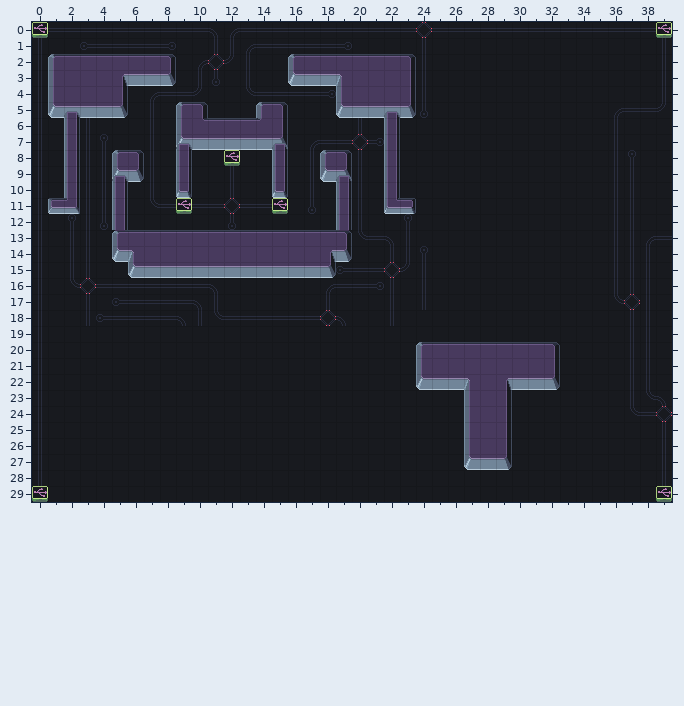
An edit to a level. Tiled map, public/maps/level1.tmx. Above, as it was before the edit.
Cells are 16x16 px. Shown: x 0..39, y 0..29.
And afterwards:
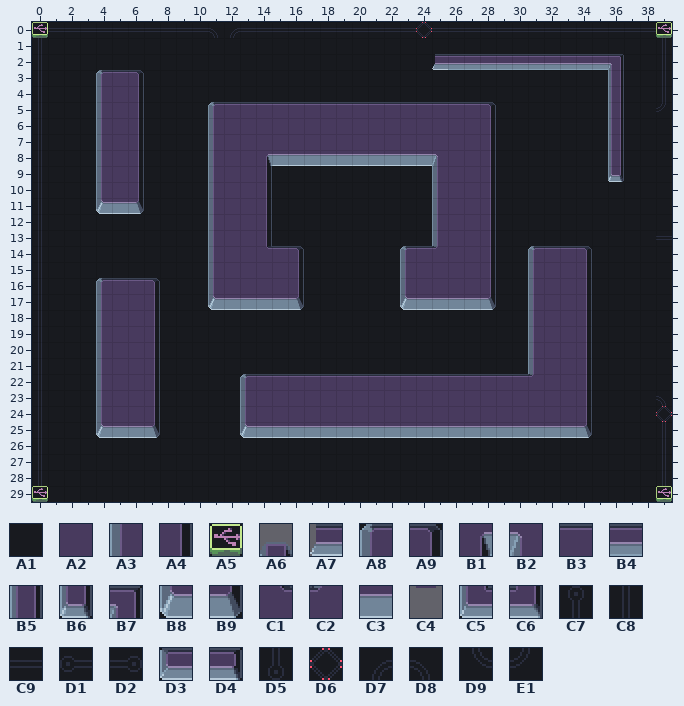
Key: from "level1_tiles": A1 1, A2 2, A3 3, A4 4, A5 5, A6 7, A7 9, A8 17, A9 18, B1 19, B2 20, B3 21, B4 22, B5 23, B6 24, B7 26, B8 33, B9 34, C1 35, C2 36, C3 37, C4 39, C5 41, C6 42, C7 48, C8 49, C9 50, D1 51, D2 52, D3 53, D4 54, D5 64, D6 65, D7 66, D8 67, D9 82, E1 83.
__ is an empty cell, ## one hidden under a higher layer.
The author wrote: Updated map and core location
Diff:
Layer "base":
y 1: x 3..8 D1 C9 C9 C9 C9 D2 -> A1 A1 A1 A1 A1 A1; x 11..19 C8 C8 D7 C9 C9 C9 C9 C9 D2 -> A1 A1 A1 A1 A1 A1 A1 A1 A1; x 24 C8 -> A1
y 2: x 1..8 A8 B3 B3 B3 B3 B3 B3 A9 -> A1 A1 A1 A1 A1 A1 A1 A1; x 10..13 D7 D6 E1 C8 -> A1 A1 A1 A1; x 16..24 A8 B3 B3 B3 B3 B3 B3 A9 C8 -> A1 A1 A1 A1 A1 A1 A1 A1 A1; x 26..36 A1 A1 A1 A1 A1 A1 A1 A1 A1 A1 A1 -> B4 B4 B4 B4 B4 B4 B4 B4 B4 B4 B7
y 3: x 1..8 A3 A2 A2 A2 B1 C3 C3 B9 -> A1 A1 A1 A8 B3 A9 A1 A1; x 10..11 C8 D5 -> A1 A1; x 13 C8 -> A1; x 16..24 B8 C3 C3 B2 A2 A2 A2 A4 C8 -> A1 A1 A1 A1 A1 A1 A1 A1 A1; x 36 A1 -> B5
y 4: x 1..10 A3 A2 A2 A2 A4 A1 D7 C9 C9 E1 -> A1 A1 A1 A3 A2 A4 A1 A1 A1 A1; x 13..24 D9 C9 C9 C9 C9 D2 A3 A2 A2 A2 A4 C8 -> A1 A1 A1 A1 A1 A1 A1 A1 A1 A1 A1 A1; x 36 A1 -> B5
y 5: x 1..7 B8 C3 C3 C3 B9 A1 C8 -> A1 A1 A1 A3 A2 A4 A1; x 9..28 A8 A9 A1 A1 A1 A8 A9 A1 A1 A1 B8 C3 C3 C3 B9 D5 A1 A1 A1 A1 -> A1 A1 A8 B3 B3 B3 B3 B3 B3 B3 B3 B3 B3 B3 B3 B3 B3 B3 B3 A9; x 36..38 D7 C9 C9 -> B5 A1 A1
y 6: x 2..7 B5 C8 A1 A1 A1 C8 -> A1 A1 A3 A2 A4 A1; x 9..28 A3 C1 B3 B3 B3 C2 A4 A1 A1 A1 A1 C8 A1 B5 A1 A1 A1 A1 A1 A1 -> A1 A1 A3 A2 A2 A2 A2 A2 A2 A2 A2 A2 A2 A2 A2 A2 A2 A2 A2 A4; x 36 C8 -> B5
y 7: x 2..7 B5 C8 C7 A1 A1 C8 -> A1 A1 A3 A2 A4 A1; x 9..28 B8 C3 C3 C3 C3 C3 B9 A1 D7 C9 C9 D6 D2 B5 A1 A1 A1 A1 A1 A1 -> A1 A1 A3 A2 A2 A2 A2 A2 A2 A2 A2 A2 A2 A2 A2 A2 A2 A2 A2 A4; x 36 C8 -> B5
y 8: x 2..7 B5 C8 C8 A8 A9 C8 -> A1 A1 A3 A2 A4 A1; x 9 B5 -> A1; x 11..28 A1 A5 A1 A1 B5 A1 C8 A8 A9 C8 A1 B5 A1 A1 A1 A1 A1 A1 -> A3 A2 A2 B1 C3 C3 C3 C3 C3 C3 C3 C3 C3 C3 B2 A2 A2 A4; x 36..37 C8 C7 -> B5 A1
y 9: x 2..7 B5 C8 C8 B8 B9 C8 -> A1 A1 A3 A2 A4 A1; x 9 B5 -> A1; x 11..15 A1 C8 A1 A1 B5 -> A3 A2 A2 A4 A1; x 17..20 C8 B8 B9 C8 -> A1 A1 A1 A1; x 22 B5 -> A1; x 25..28 A1 A1 A1 A1 -> A3 A2 A2 A4; x 36..37 C8 C8 -> ## A1
y 10: x 2..7 B5 C8 C8 B5 A1 C8 -> A1 A1 A3 A2 A4 A1; x 9 B6 -> A1; x 11..15 A1 C8 A1 A1 B6 -> A3 A2 A2 A4 A1; x 17 C8 -> A1; x 19..20 B5 C8 -> A1 A1; x 22 B5 -> A1; x 25..28 A1 A1 A1 A1 -> A3 A2 A2 A4; x 36..37 C8 C8 -> A1 A1
y 11: x 1..15 D3 C6 C8 C8 B5 A1 D9 C9 A5 C9 C9 D6 C9 C9 A5 -> A1 A1 A1 B8 C3 B9 A1 A1 A1 A1 A3 A2 A2 A4 A1; x 17 D5 -> A1; x 19..20 B5 C8 -> A1 A1; x 22..23 C5 D4 -> A1 A1; x 25..28 A1 A1 A1 A1 -> A3 A2 A2 A4; x 36..37 C8 C8 -> A1 A1
y 12: x 2..5 C7 C8 D5 B5 -> A1 A1 A1 A1; x 11..14 A1 D5 A1 A1 -> A3 A2 A2 A4; x 19..20 B5 C8 -> A1 A1; x 23 C7 -> A1; x 25..28 A1 A1 A1 A1 -> A3 A2 A2 A4; x 36..37 C8 C8 -> A1 A1
y 13: x 2..3 C8 C8 -> A1 A1; x 5..23 A8 B3 B3 B3 B3 B3 B3 B3 B3 B3 B3 B3 B3 B3 A9 D9 C9 D8 C8 -> A1 A1 A1 A1 A1 A1 A3 A2 A2 A4 A1 A1 A1 A1 A1 A1 A1 A1 A1; x 25..28 A1 A1 A1 A1 -> A3 A2 A2 A4; x 36..38 C8 C8 D7 -> A1 A1 A1
y 14: x 2..3 C8 C8 -> A1 A1; x 5..11 B8 B2 A2 A2 A2 A2 A2 -> A1 A1 A1 A1 A1 A1 A3; x 14..19 A2 A2 A2 A2 B1 B9 -> C1 B3 A9 A1 A1 A1; x 22..28 C8 C8 C7 A1 A1 A1 A1 -> A1 A8 B3 C2 A2 A2 A4; x 31..34 A1 A1 A1 A1 -> A8 B3 B3 A9; x 36..38 C8 C8 C8 -> A1 A1 A1
y 15: x 2..3 C8 C8 -> A1 A1; x 6..28 B8 C3 C3 C3 C3 C3 C3 C3 C3 C3 C3 C3 B9 D1 C9 C9 D6 E1 C8 A1 A1 A1 A1 -> A1 A1 A1 A1 A1 A3 A2 A2 A2 A2 A4 A1 A1 A1 A1 A1 A1 A3 A2 A2 A2 A2 A4; x 31..34 A1 A1 A1 A1 -> A3 A2 A2 A4; x 36..38 C8 C8 C8 -> A1 A1 A1
y 16: x 2..16 D9 D6 C9 C9 C9 C9 C9 C9 C9 D8 A1 A1 A1 A1 A1 -> A1 A1 A8 B3 B3 A9 A1 A1 A1 A3 A2 A2 A2 A2 A4; x 18..28 D7 C9 C9 D2 C8 A1 C8 A1 A1 A1 A1 -> A1 A1 A1 A1 A1 A3 A2 A2 A2 A2 A4; x 31..34 A1 A1 A1 A1 -> A3 A2 A2 A4; x 36..38 C8 C8 C8 -> A1 A1 A1
y 17: x 3..16 C8 A1 D1 C9 C9 C9 C9 D8 C8 A1 A1 A1 A1 A1 -> A1 A3 A2 A2 A4 A1 A1 A1 B8 C3 C3 C3 C3 B9; x 18 C8 -> A1; x 22..28 C8 A1 C8 A1 A1 A1 A1 -> A1 B8 C3 C3 C3 C3 B9; x 31..34 A1 A1 A1 A1 -> A3 A2 A2 A4; x 36..38 D9 D6 C8 -> A1 A1 A1
y 18: x 3..19 C8 D1 C9 C9 C9 C9 D8 C8 D9 C9 C9 C9 C9 C9 C9 D6 D8 -> A1 A3 A2 A2 A4 A1 A1 A1 A1 A1 A1 A1 A1 A1 A1 A1 A1; x 22 C8 -> A1; x 31..34 A1 A1 A1 A1 -> A3 A2 A2 A4; x 37..38 C8 C8 -> A1 A1
y 19: x 4..7 A1 A1 A1 A1 -> A3 A2 A2 A4; x 31..34 A1 A1 A1 A1 -> A3 A2 A2 A4; x 37..38 C8 C8 -> A1 A1
y 20: x 4..7 A1 A1 A1 A1 -> A3 A2 A2 A4; x 24..34 A8 B3 B3 B3 B3 B3 B3 B3 A9 A1 A1 -> A1 A1 A1 A1 A1 A1 A1 A3 A2 A2 A4; x 37..38 C8 C8 -> A1 A1
y 21: x 4..7 A1 A1 A1 A1 -> A3 A2 A2 A4; x 24..34 A3 A2 A2 A2 A2 A2 A2 A2 A4 A1 A1 -> A1 A1 A1 A1 A1 A1 A1 A3 A2 A2 A4; x 37..38 C8 C8 -> A1 A1
y 22: x 4..7 A1 A1 A1 A1 -> A3 A2 A2 A4; x 13..34 A1 A1 A1 A1 A1 A1 A1 A1 A1 A1 A1 B8 C3 C3 B2 A2 B1 C3 C3 B9 A1 A1 -> A8 B3 B3 B3 B3 B3 B3 B3 B3 B3 B3 B3 B3 B3 B3 B3 B3 B3 C2 A2 A2 A4; x 37..38 C8 C8 -> A1 A1
y 23: x 4..7 A1 A1 A1 A1 -> A3 A2 A2 A4; x 13..27 A1 A1 A1 A1 A1 A1 A1 A1 A1 A1 A1 A1 A1 A1 A3 -> A3 A2 A2 A2 A2 A2 A2 A2 A2 A2 A2 A2 A2 A2 A2; x 29..34 A4 A1 A1 A1 A1 A1 -> A2 A2 A2 A2 A2 A4; x 37..38 C8 D9 -> A1 A1
y 24: x 4..7 A1 A1 A1 A1 -> A3 A2 A2 A4; x 13..27 A1 A1 A1 A1 A1 A1 A1 A1 A1 A1 A1 A1 A1 A1 A3 -> A3 A2 A2 A2 A2 A2 A2 A2 A2 A2 A2 A2 A2 A2 A2; x 29..34 A4 A1 A1 A1 A1 A1 -> A2 A2 A2 A2 A2 A4; x 37..38 D9 C9 -> A1 A1
y 25: x 4..7 A1 A1 A1 A1 -> B8 C3 C3 B9; x 13..34 A1 A1 A1 A1 A1 A1 A1 A1 A1 A1 A1 A1 A1 A1 A3 A2 A4 A1 A1 A1 A1 A1 -> B8 C3 C3 C3 C3 C3 C3 C3 C3 C3 C3 C3 C3 C3 C3 C3 C3 C3 C3 C3 C3 B9
y 26: x 27..29 A3 A2 A4 -> A1 A1 A1
y 27: x 27..29 B8 C3 B9 -> A1 A1 A1
Layer "above1":
y 2: x 25 __ -> A7
y 5: x 2 A6 -> __; x 22 A6 -> __
y 7: x 9 A6 -> __; x 15 A6 -> __
y 9: x 5 A6 -> __; x 19 A6 -> __; x 36 __ -> B6
y 13: x 5 C4 -> __; x 19 C4 -> __
Boxes around the changes in both pictures, in picture pixels (x1, y1, x2, y2):
changed: (48, 38, 656, 470)
